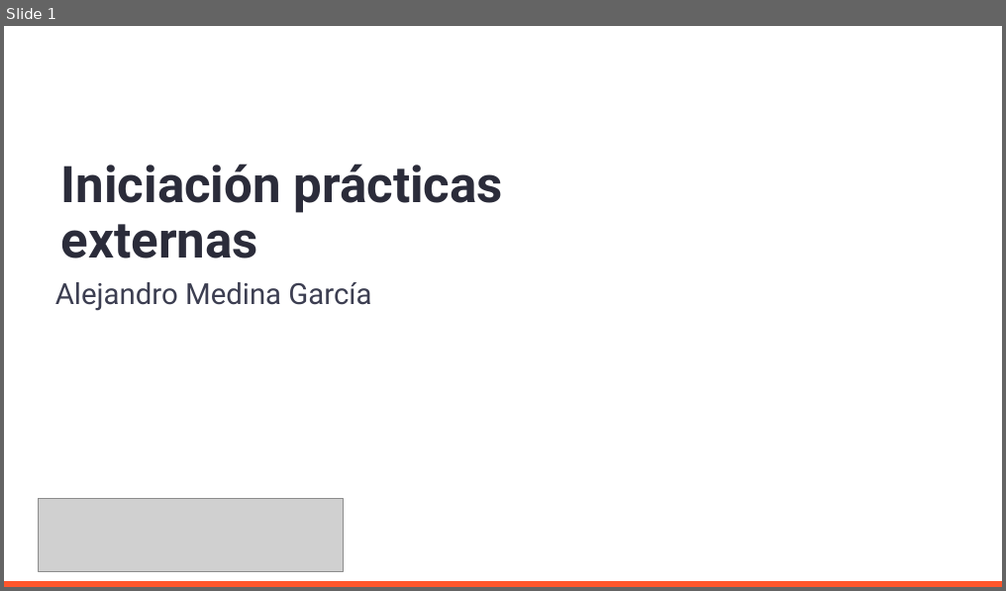
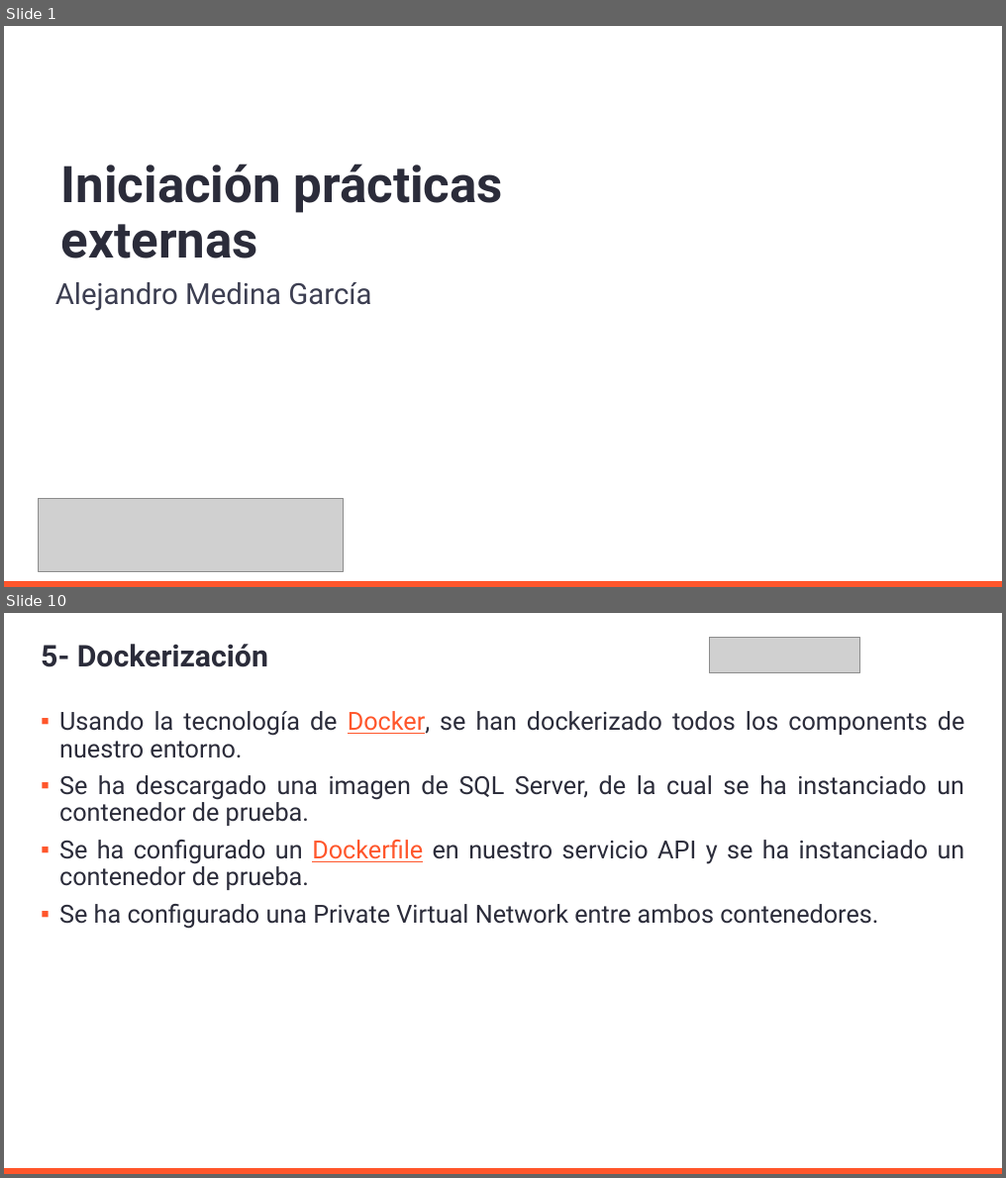
Before and after one commit to AleMedinaGarc/DotnetAPI-Practice, a slide deck: IniciacionDePracticasExternas.pptx. Shown one above the other, each under a label of ours: slide 1 before the commit, slides 1 and 10 after it; the slides between them are not shown. The pictures are 1006x591 and 1006x1178 pixels, drawn with LibreOffice and Linux fonts; fonts in the diff are those of the drawing; grey boxes stand for pictures; background and template pictures are left out. Boxes give left, top, right and bottom in pixels: in the first picture for what was removed or moved away, otherwise in the second. Text is boxed around its words. In the diff, an @@ line names an element or a change of style, - is before the commit and + after.

```diff
--- a/IniciacionDePracticasExternas.pptx
+++ b/IniciacionDePracticasExternas.pptx
@@ slide 10 added at [4, 613, 1002, 1174], background #FFFFFF; not listed: 1 template element that a slide beside it also shows @@
@@ picture added at [710, 637, 859, 672] @@
@@ title added at [41, 644, 268, 667], 28.8 pt, text #2B2C3A, bold @@
+5- Dockerización
@@ text added at [59, 711, 965, 929], 24 pt, text #2B2C3A @@
+▪ Usando la tecnología de Docker, se han dockerizado todos los components de nuestro entorno.
+▪ Se ha descargado una imagen de SQL Server, de la cual se ha instanciado un contenedor de prueba.
+▪ Se ha configurado un Dockerfile en nuestro servicio API y se ha instanciado un contenedor de prueba.
+▪ Se ha configurado una Private Virtual Network entre ambos contenedores.
```
Also in this commit, not shown: 2 slides changed, 9 other slides added, 1 slide removed, 1 other file.
